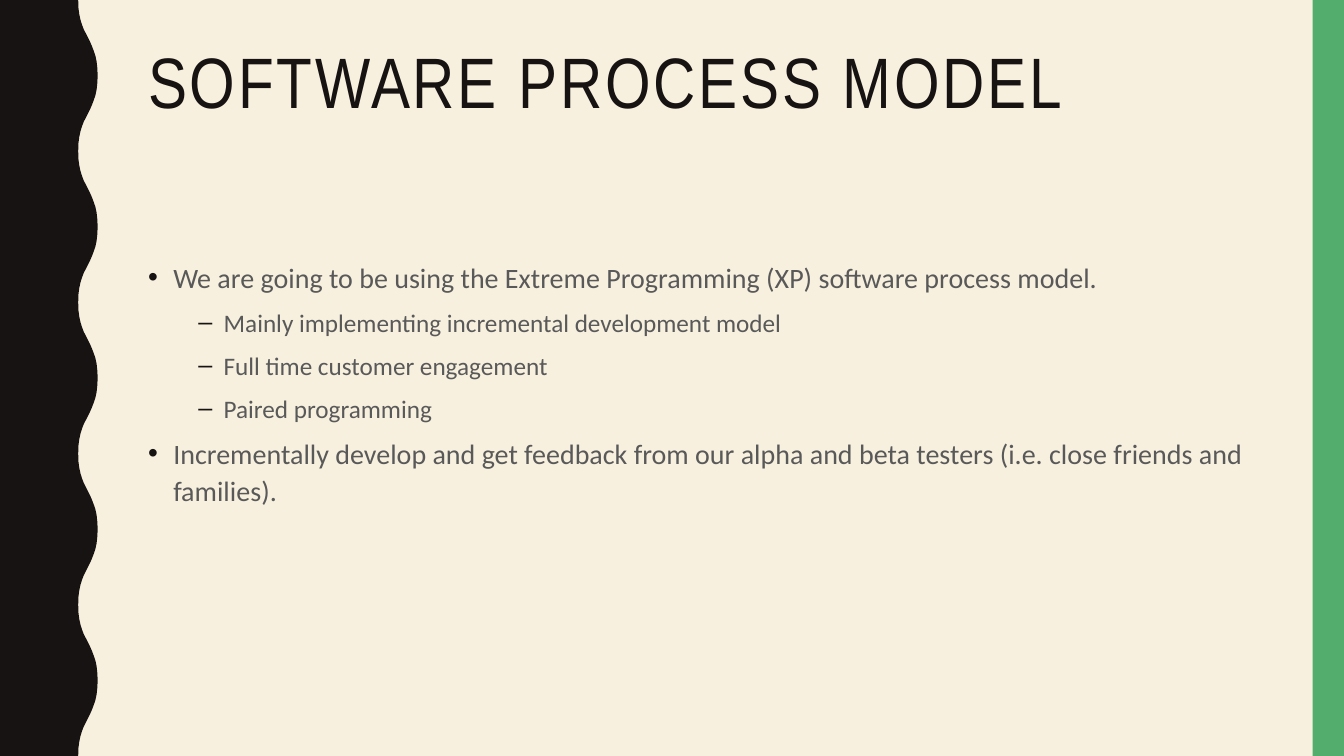
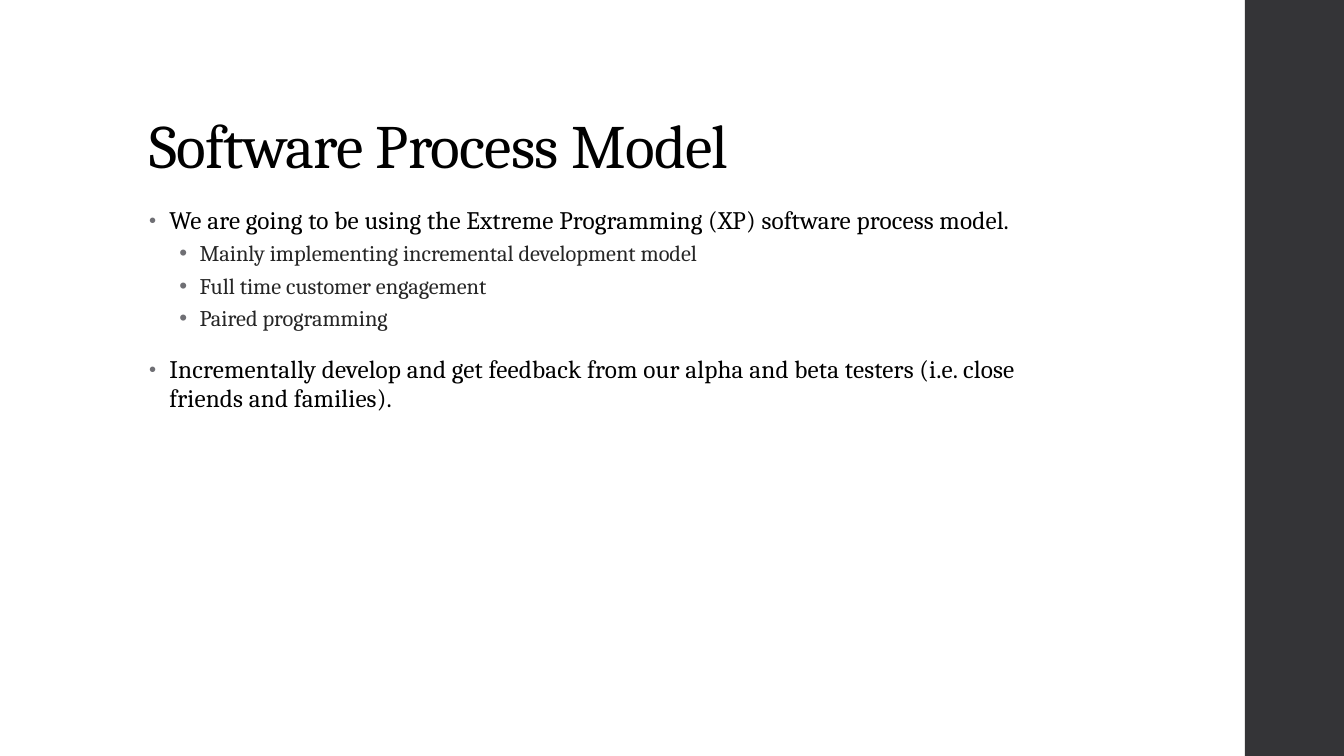
Before and after one commit to dakoval/Sudoku, a slide deck: slide 18 of Project Report/Final Project Report Presentation.pptx. Drawn at 1344x756 pixels with LibreOffice and Linux fonts; fonts in the diff are those of the drawing. Boxes give left, top, right and bottom in pixels: in the first picture for what was removed or moved away, otherwise in the second. Text is boxed around its words. In the diff, an @@ line names an element or a change of style, - is before the commit and + after.

```diff
--- a/Project Report/Final Project Report Presentation.pptx
+++ b/Project Report/Final Project Report Presentation.pptx
@@ background #F7F0DF to #FFFFFF @@
@@ freeform shape removed at (0,0,98,756) @@
@@ rectangle: place and size @@
-rectangle at (1313,0,1344,756)
+rectangle at (1245,0,1344,756)
@@ rectangle at (1245,0,1344,756): fill #53AE6E to #353537 @@
@@ title "Software Process Model" at (149,124,728,169): vertical alignment top to bottom @@
@@ title at (149,124,728,169): text changed; size 51 to 44 pt; font Arial Narrow to Cambria; text colour #171312 to #000000 @@
-SOFTWARE PROCESS MODEL
+Software Process Model
@@ text "We are going to be ...": place and size @@
-text "We are going to be ..." at (173,268,1242,505)
+text "We are going to be ..." at (169,211,1014,411)
@@ text "We are going to be ..." at (169,211,1014,411): size 20 to 18 pt, text colour #595959 to #000000, letter spacing 0 to 0.1 pt in "We are going to be using the ...", "Incrementally develop and get feedback from our ..."; font Calibri to Cambria; size 18 to 16 pt, text colour #595959 to #262626 in "Mainly implementing incremental development model", "Full time customer engagement", "Paired programming"; indent changed; line spacing 1.1 to 0.95; more space between paragraphs; bullet colour #171312 to #6F6F74; bullet – to •; line spacing 1.1 to 0.9; less space between paragraphs @@
```
Also in this commit, not shown: 21 other slides changed, 1 other file.
